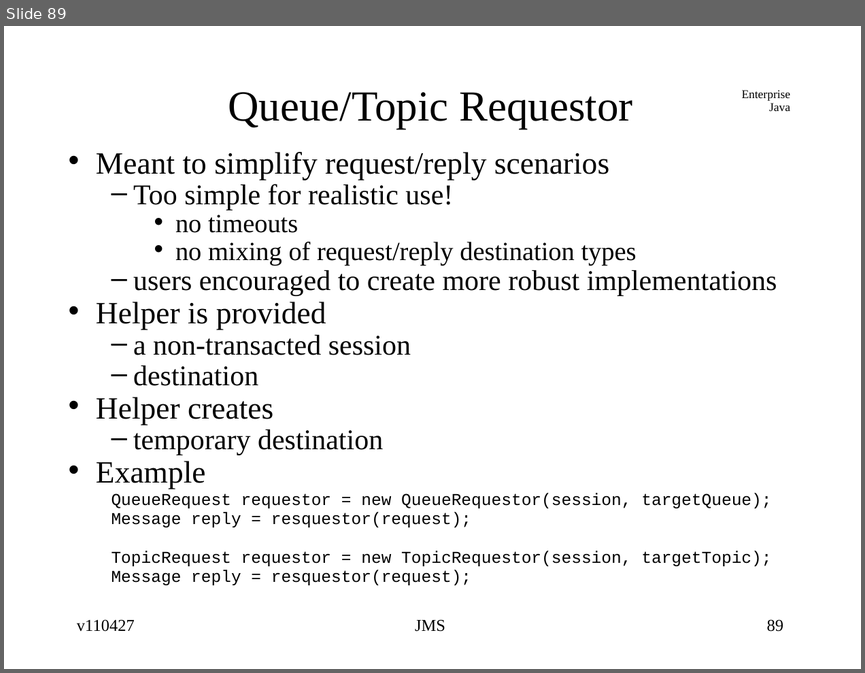
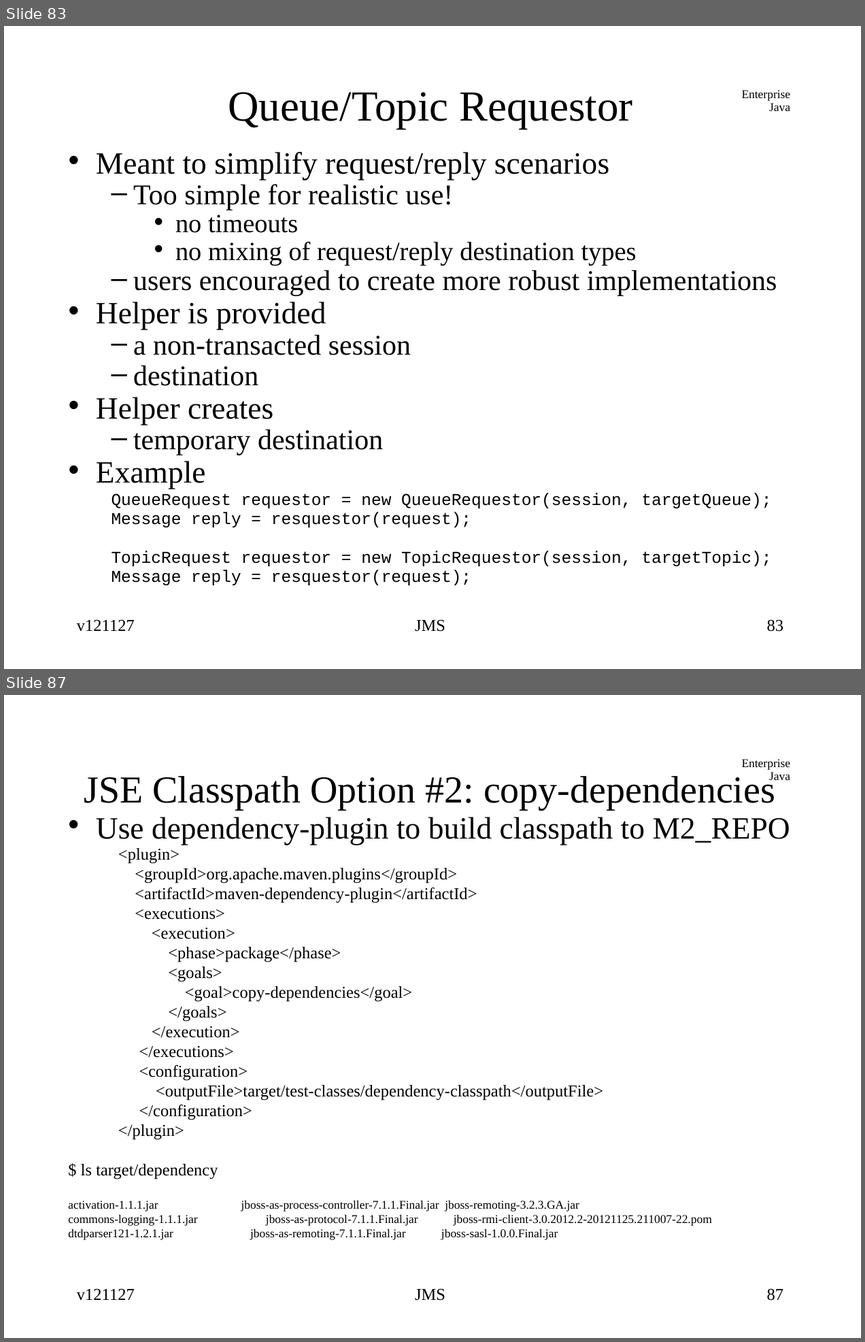
Before and after one commit to jcstaff/ejava-javaee, a slide deck: jmsCore/src/site/resources/lectures/jmsCore.ppt. Shown one above the other, each under a label of ours: slide 89 before the commit, slides 83 and 87 after it; the slides between them are not shown. The pictures are 865x673 and 865x1342 pixels, drawn with LibreOffice and Linux fonts; fonts in the diff are those of the drawing. Boxes give left, top, right and bottom in pixels: in the first picture for what was removed or moved away, otherwise in the second. Text is boxed around its words. In the diff, an @@ line names an element or a change of style, - is before the commit and + after.

```diff
--- a/jmsCore/src/site/resources/lectures/jmsCore.ppt
+++ b/jmsCore/src/site/resources/lectures/jmsCore.ppt
@@ slide 87 added at <box>4,695,861,1338</box>, background #FFFFFF; not listed: 1 template element that a slide beside it also shows @@
@@ title added at <box>84,773,775,810</box>, 32 pt, text #000000 @@
+JSE Classpath Option #2: copy-dependencies
@@ text added at <box>68,817,790,1240</box>, 14 pt, text #000000 @@
+• Use dependency-plugin to build classpath to M2_REPO
+<plugin>
+<groupId>org.apache.maven.plugins</groupId>
+<artifactId>maven-dependency-plugin</artifactId>
+<executions>
+<execution>
+<phase>package</phase>
+<goals>
+<goal>copy-dependencies</goal>
+</goals>
+</execution>
+</executions>
+<configuration>
+<outputFile>target/test-classes/dependency-classpath</outputFile>
+</configuration>
+</plugin>
+$ ls target/dependency
+activation-1.1.1.jar jboss-as-process-controller-7.1.1.Final.jar jboss-remoting-3.2.3.GA.jar
+commons-logging-1.1.1.jar jboss-as-protocol-7.1.1.Final.jar jboss-rmi-client-3.0.2012.2-20121125.211007-22.pom
+dtdparser121-1.2.1.jar jboss-as-remoting-7.1.1.Final.jar jboss-sasl-1.0.0.Final.jar
@@ text added at <box>77,1288,135,1300</box>, 14 pt, text #000000 @@
+v121127
@@ text added at <box>415,1288,445,1300</box>, 14 pt, text #000000 @@
+JMS
@@ page number added at <box>767,1288,784,1300</box>, 14 pt, text #000000 @@
+87
@@ what was slide 89 is now slide 83 @@
@@ slide 83 changed as well @@
@@ text at <box>77,619,135,631</box>: text changed @@
-v110427
+v121127
@@ page number at <box>767,619,784,631</box>: text changed @@
-89
+83
```
Also in this commit, not shown: 82 other slides changed, 6 other slides added, 8 slides removed.
